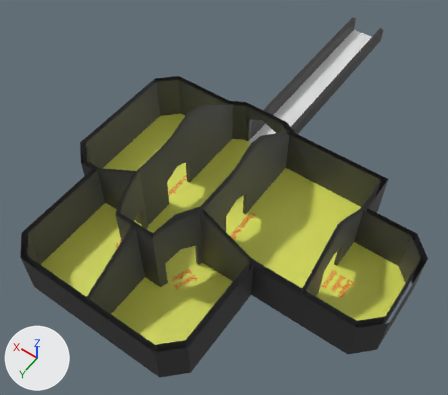
One commit to the Blender file Assets/Models/ShaderCastle/Buffer.blend: the scene before it, then after it.
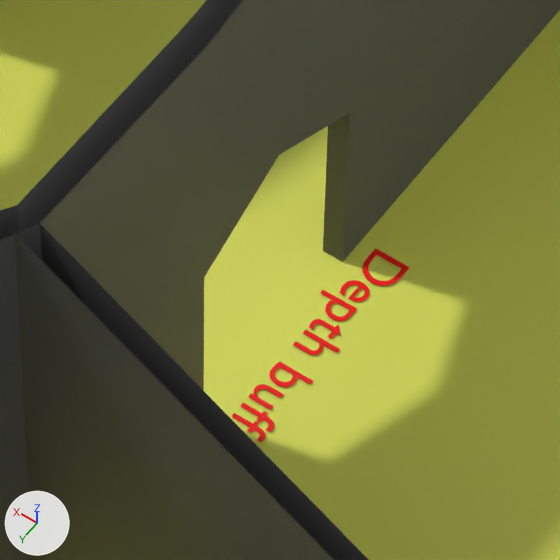
The first picture shows the older version from a 50 mm camera at (-14.0, 23.2, 29.8) aimed at (-0.7, 4.7, 0.7). The close-ups show the older and then the newer version on the part from 44% to 62% of the width and 45% to 65% of the height of that picture. Only the edits that show in the close-ups are written down. The lights are fixed; the arrows at lower left show +X, +Y and +Z.

In view in the first close-up: 'Floor 0 -col', 'Floor 1 -col', 'Text.023'.
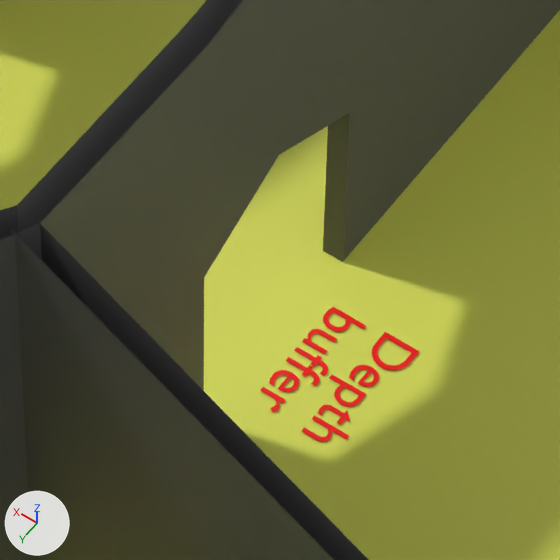
Location of each change, [x1, y1, x2, y2] in pixels of the close-ups (560 x 560 px):
'Text.023', text changed, moved
    before: [231, 248, 409, 442]
    after: [260, 307, 420, 442]

Edits to the bpy script that builds the scene:
```text
Change txt_text_008:
    txt_text_008.body: 'Depth buffer' -> 'Depth\nbuffer'
Change ob_text_023:
    ob_text_023.location: (-2.5, 5.5, 0.02) -> (-2.793, 5.5, 0.02)
```
